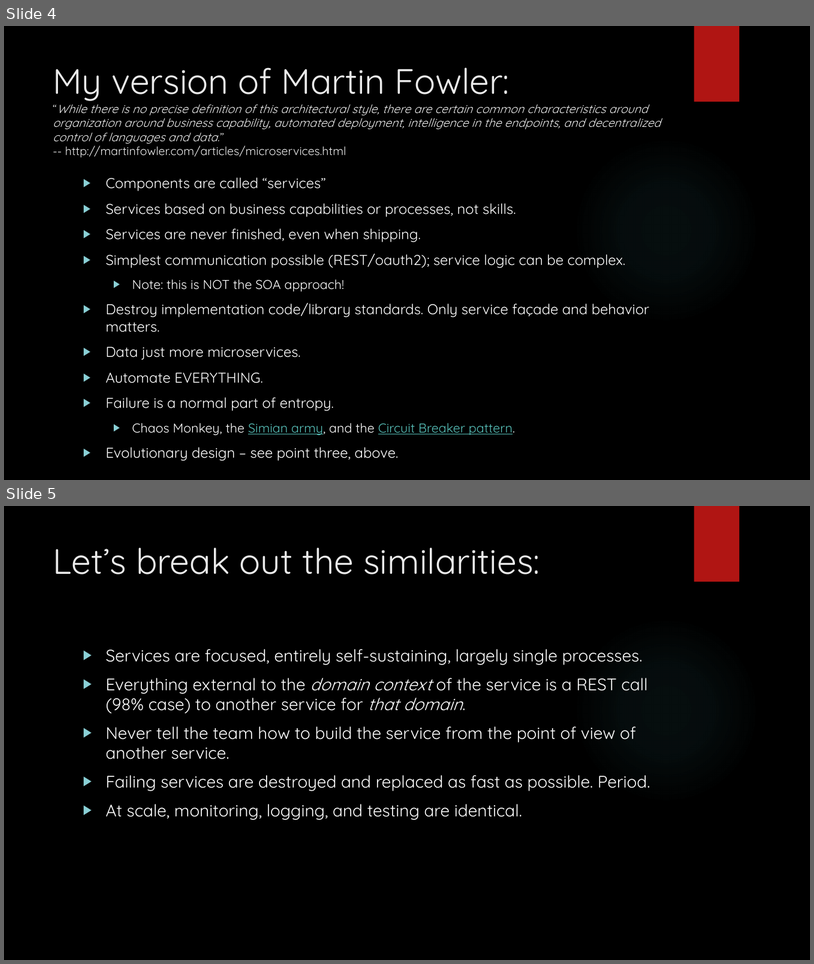
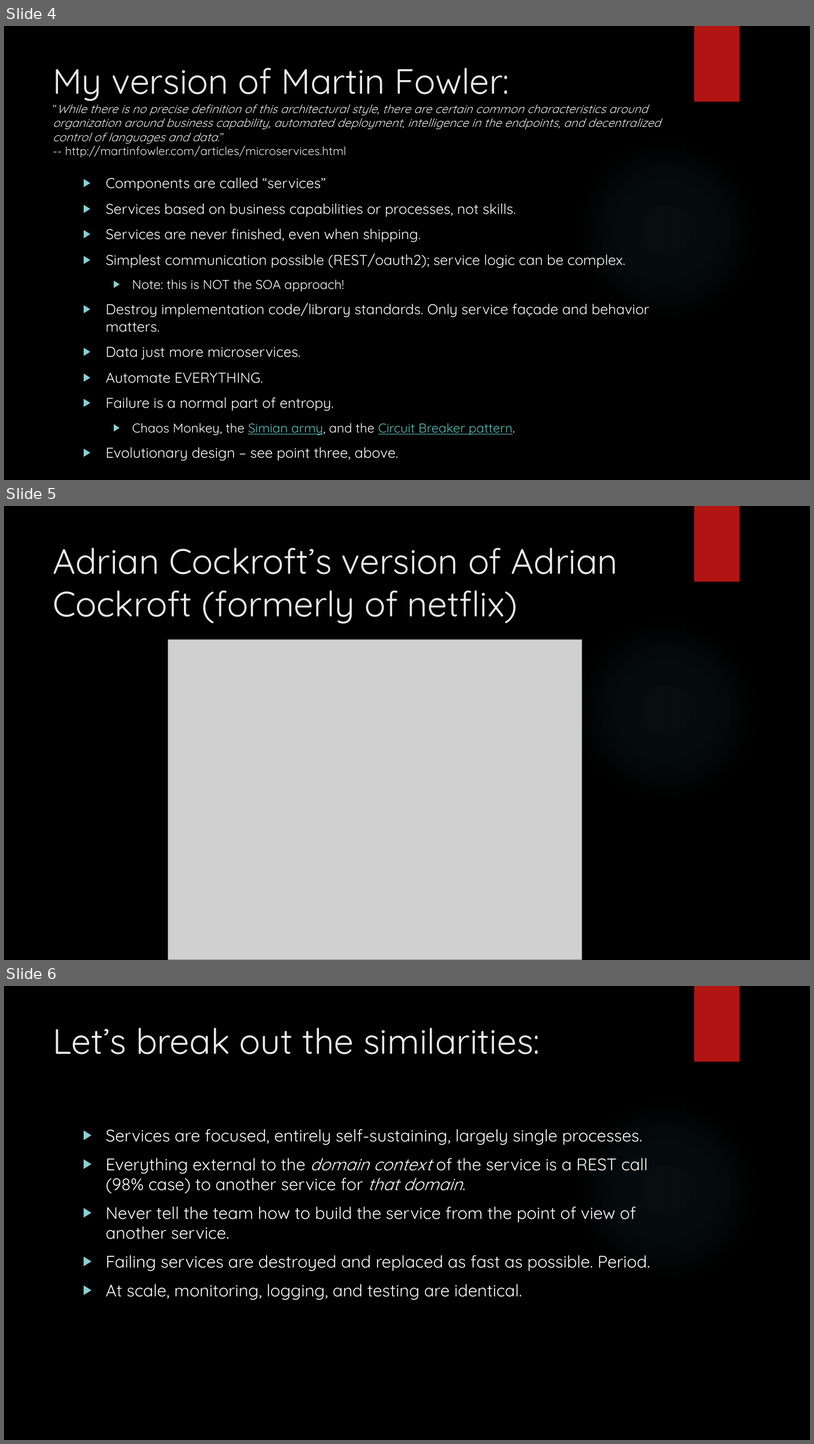
Before and after one commit to arif-aigonix/leap2015, a slide deck: Microservices Overview.pptx. Shown one above the other, each under a label of ours: slides 4 and 5 before the commit, slides 4, 5 and 6 after it. The pictures are 814x964 and 814x1444 pixels, drawn with LibreOffice and Linux fonts; fonts in the diff are those of the drawing; grey boxes stand for pictures; background and template pictures are left out. Boxes give left, top, right and bottom in pixels: in the first picture for what was removed or moved away, otherwise in the second. Text is boxed around its words. In the diff, an @@ line names an element or a change of style, - is before the commit and + after.

```diff
--- a/Microservices Overview.pptx
+++ b/Microservices Overview.pptx
@@ slide 5 added at (4, 506, 810, 960), background picture (left out); not listed: 2 template elements that a slide beside it also shows @@
@@ title added at (53, 547, 618, 624), 42 pt, text #EBEBEB @@
+Adrian Cockroft’s version of Adrian Cockroft (formerly of netflix)
@@ picture added at (168, 640, 582, 960) @@
@@ what was slide 5 is now slide 6 @@
```
Also in this commit, not shown: 2 other files.
